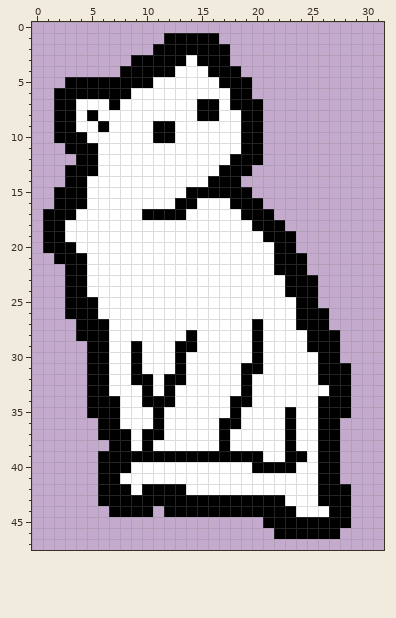
Two states of a pixel-art sprite, Textures/Test/TestImage2x.png. Above: the version before the commit.
The file is 32x48 pixels.
Now the later version:
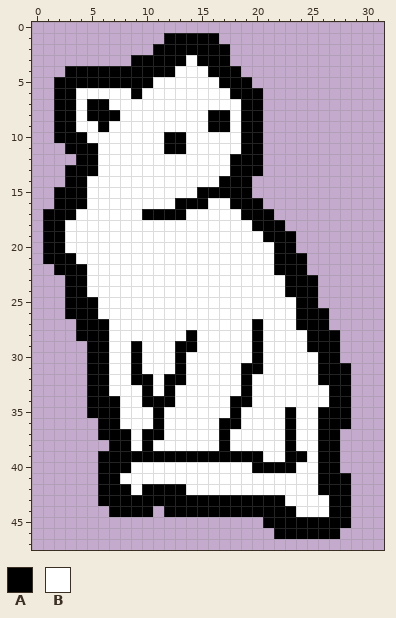
Palette (. is transparent): A #000000  B #ffffff
Edits made:
y 4: x 3..7 ..... -> AAAAA
y 5: x 2 . -> A
y 6: x 4..9 AAAAAB -> BBBBBA; x 20 . -> A
y 7: x 5..7 BBA -> AAB; x 15..16 AA -> BB; x 18 A -> B
y 8: x 6..7 BB -> AA; x 15 A -> B; x 17 B -> A
y 9: x 11..12 AA -> BB; x 16..17 BB -> AA
y 10: x 11 A -> B; x 13 B -> A
y 11: x 12..13 BB -> AA
y 13: x 17 A -> B; x 20 . -> A
y 14: x 16 A -> B; x 19 . -> A
y 15: x 14 A -> B
y 16: x 15 B -> A
y 20: x 3 A -> B
y 21: x 1 . -> A; x 4 A -> B
y 22: x 2 . -> A
y 34: x 26 A -> B
y 36: x 28 . -> A
y 41: x 28 . -> A
y 43: x 26 A -> B
Where, in picture pixels (left, top, right, bottom), the same in both pictures:
changed: (54, 66, 263, 209)
changed: (43, 242, 87, 275)
changed: (318, 396, 351, 506)
